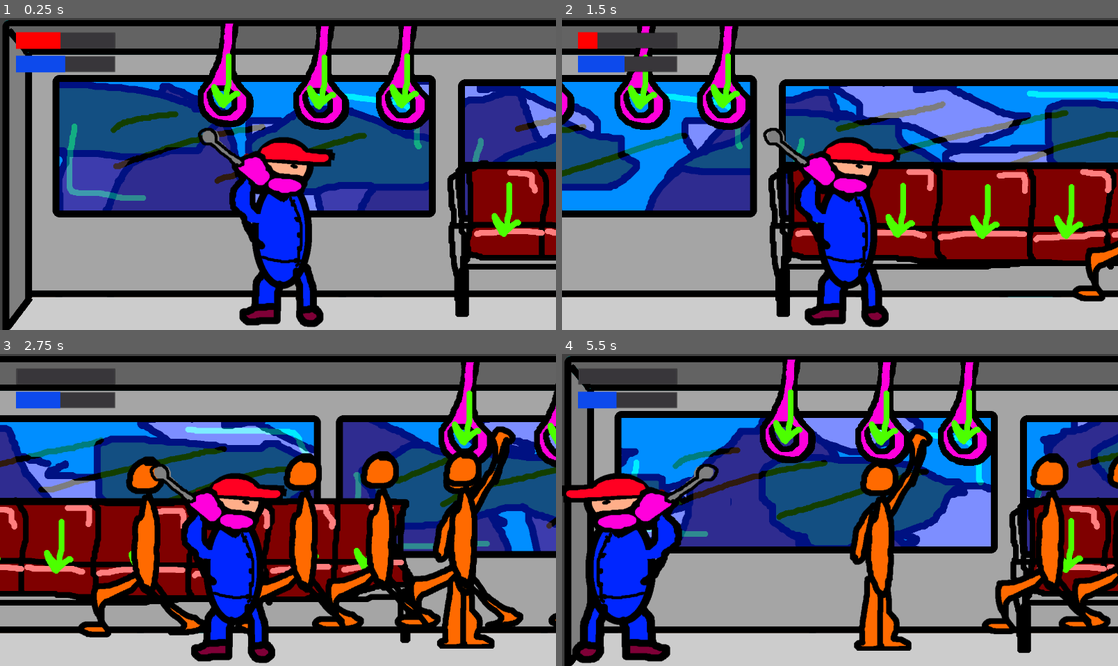
Above: before the commit, frames 1-4 (two rows, left to right).
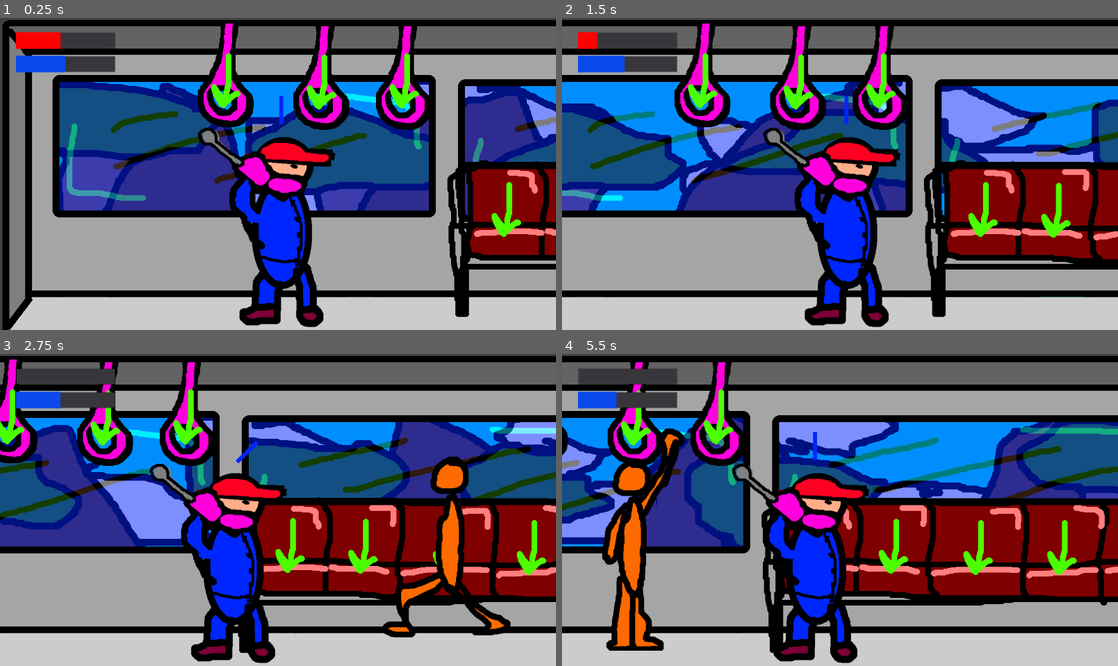
Above: after the commit, the same moments.

Repository: GoblinsGaming/lostrelicgame
Game: Godot game, scene res://Main.tscn
Same seed, same stepped clock (60 frames per second), same inputs: the game is played once before the commit and once after it.
Inputs:
- Up to frame 1 (0.25 s): no input
- Up to frame 2 (1.5 s): hold D (right) 0.53-1.28 s; tap Keypad 0 (drift_camera) at 0.6, 1.35 s; hold Down (ui_down) from 1.28 s (still down)
- Up to frame 3 (2.75 s): release Down (ui_down) at 2.03 s; hold D (right) from 2.03 s (still down); tap Keypad 0 (drift_camera) at 2.1 s
- Up to frame 4 (5.5 s): release D (right) at 2.78 s; hold = (train_up) 2.78-3.53 s; tap Keypad 0 (drift_camera) every 0.75 s from 2.85 to 5.1 s; hold A (left) 3.53-5.03 s; hold Down (ui_down) from 5.03 s (still down)

The runs differ from the first frame. In frame 1, less than 0.1% of the frame differs, in the area x 50-51%, y 24-35%; in frame 2, 34%; in frame 3, 52%; in frame 4, 60%, in the area x 0-100%, y 0-100%.

Commit message:
Player leans.

Diff:
--- a/Main.tscn
+++ b/Main.tscn
@@ -12,50 +12,16 @@
 [ext_resource path="res://placeholders/chairs.png" type="Texture" id=10]
 [ext_resource path="res://placeholders/signal_point.png" type="Texture" id=11]
 [ext_resource path="res://GameController.gd" type="Script" id=12]
-[ext_resource path="res://placeholders/npc-handhold.png" type="Texture" id=13]
-[ext_resource path="res://placeholders/npc-sit.png" type="Texture" id=14]
-[ext_resource path="res://placeholders/npc-walk.png" type="Texture" id=15]
-[ext_resource path="res://placeholders/npc-trip.png" type="Texture" id=16]
-[ext_resource path="res://placeholders/npc-shove.png" type="Texture" id=17]
-[ext_resource path="res://Passenger.gd" type="Script" id=18]
+[ext_resource path="res://placeholders/blue.png" type="Texture" id=13]
 [ext_resource path="res://placeholders/handhold.png" type="Texture" id=19]
 [ext_resource path="res://placeholders/seating_space.png" type="Texture" id=20]
-[ext_resource path="res://placeholders/npc-idle.png" type="Texture" id=21]
+[ext_resource path="res://Passenger.tscn" type="PackedScene" id=22]
 [ext_resource path="res://PassengerController.gd" type="Script" id=23]
 [ext_resource path="res://PassengerTarget.gd" type="Script" id=24]
 
-[sub_resource type="SpriteFrames" id=3]
-animations = [ {
-"frames": [ ExtResource( 21 ) ],
-"loop": true,
-"name": "idle",
-"speed": 5.0
-}, {
-"frames": [ ExtResource( 16 ) ],
-"loop": true,
-"name": "trip",
-"speed": 5.0
-}, {
-"frames": [ ExtResource( 17 ) ],
-"loop": true,
-"name": "shove",
-"speed": 5.0
-}, {
-"frames": [ ExtResource( 13 ) ],
-"loop": true,
-"name": "handhold",
-"speed": 5.0
-}, {
-"frames": [ ExtResource( 14 ) ],
-"loop": true,
-"name": "sit",
-"speed": 5.0
-}, {
-"frames": [ ExtResource( 15 ) ],
-"loop": true,
-"name": "walk",
-"speed": 5.0
-} ]
+[sub_resource type="CapsuleShape2D" id=4]
+radius = 82.0
+height = 304.0
 
 [sub_resource type="StyleBoxFlat" id=1]
 bg_color = Color( 0.141176, 0.698039, 0.92549, 1 )
@@ -344,77 +310,7 @@
 
 [node name="Passengers" type="Node2D" parent="GameController/PassengerController"]
 
-[node name="Npc" type="Node2D" parent="GameController/PassengerController/Passengers"]
-position = Vector2( 2439, 455 )
-script = ExtResource( 18 )
-
-[node name="AnimatedSprite" type="AnimatedSprite" parent="GameController/PassengerController/Passengers/Npc"]
-frames = SubResource( 3 )
-animation = "idle"
-
-[node name="Npc2" type="Node2D" parent="GameController/PassengerController/Passengers"]
-position = Vector2( 2642, 450 )
-script = ExtResource( 18 )
-
-[node name="AnimatedSprite" type="AnimatedSprite" parent="GameController/PassengerController/Passengers/Npc2"]
-frames = SubResource( 3 )
-animation = "idle"
-
-[node name="Npc3" type="Node2D" parent="GameController/PassengerController/Passengers"]
-position = Vector2( 2826, 447 )
-script = ExtResource( 18 )
-
-[node name="AnimatedSprite" type="AnimatedSprite" parent="GameController/PassengerController/Passengers/Npc3"]
-frames = SubResource( 3 )
-animation = "idle"
-
-[node name="Npc4" type="Node2D" parent="GameController/PassengerController/Passengers"]
-position = Vector2( 3015, 442 )
-script = ExtResource( 18 )
-
-[node name="AnimatedSprite" type="AnimatedSprite" parent="GameController/PassengerController/Passengers/Npc4"]
-frames = SubResource( 3 )
-animation = "idle"
-
-[node name="Npc5" type="Node2D" parent="GameController/PassengerController/Passengers"]
-position = Vector2( 3218, 437 )
-script = ExtResource( 18 )
-
-[node name="AnimatedSprite" type="AnimatedSprite" parent="GameController/PassengerController/Passengers/Npc5"]
-frames = SubResource( 3 )
-animation = "idle"
-
-[node name="Npc6" type="Node2D" parent="GameController/PassengerController/Passengers"]
-position = Vector2( 3402, 434 )
-script = ExtResource( 18 )
-
-[node name="AnimatedSprite" type="AnimatedSprite" parent="GameController/PassengerController/Passengers/Npc6"]
-frames = SubResource( 3 )
-animation = "idle"
-
-[node name="Npc7" type="Node2D" parent="GameController/PassengerController/Passengers"]
-position = Vector2( 3596, 434 )
-script = ExtResource( 18 )
-
-[node name="AnimatedSprite" type="AnimatedSprite" parent="GameController/PassengerController/Passengers/Npc7"]
-frames = SubResource( 3 )
-animation = "idle"
-
-[node name="Npc8" type="Node2D" parent="GameController/PassengerController/Passengers"]
-position = Vector2( 3799, 429 )
-script = ExtResource( 18 )
-
-[node name="AnimatedSprite" type="AnimatedSprite" parent="GameController/PassengerController/Passengers/Npc8"]
-frames = SubResource( 3 )
-animation = "idle"
-
-[node name="Npc9" type="Node2D" parent="GameController/PassengerController/Passengers"]
-position = Vector2( 3983, 426 )
-script = ExtResource( 18 )
-
-[node name="AnimatedSprite" type="AnimatedSprite" parent="GameController/PassengerController/Passengers/Npc9"]
-frames = SubResource( 3 )
-animation = "idle"
+[node name="Passenger" parent="GameController/PassengerController/Passengers" instance=ExtResource( 22 )]
 
 [node name="PlayerController" type="Node2D" parent="GameController"]
 script = ExtResource( 7 )
@@ -435,6 +331,18 @@
 limit_left = 0
 limit_right = 5120
 smoothing_speed = 1.0
+
+[node name="Area2D" type="Area2D" parent="GameController/PlayerController/Player"]
+
+[node name="CollisionShape2D" type="CollisionShape2D" parent="GameController/PlayerController/Player/Area2D"]
+position = Vector2( 22, 33 )
+shape = SubResource( 4 )
+
+[node name="LeanIndicator" type="Sprite" parent="GameController/PlayerController/Player"]
+position = Vector2( 21, -210 )
+scale = Vector2( 1, 7 )
+texture = ExtResource( 13 )
+offset = Vector2( 0, -7 )
 
 [node name="SignalPoint" type="Node2D" parent="GameController"]
 modulate = Color( 1, 1, 1, 0.443137 )
--- /dev/null
+++ b/Passenger.tscn
@@ -0,0 +1,50 @@
+[gd_scene load_steps=9 format=2]
+
+[ext_resource path="res://Passenger.gd" type="Script" id=1]
+[ext_resource path="res://placeholders/npc-trip.png" type="Texture" id=2]
+[ext_resource path="res://placeholders/npc-handhold.png" type="Texture" id=3]
+[ext_resource path="res://placeholders/npc-sit.png" type="Texture" id=4]
+[ext_resource path="res://placeholders/npc-walk.png" type="Texture" id=5]
+[ext_resource path="res://placeholders/npc-idle.png" type="Texture" id=6]
+[ext_resource path="res://placeholders/npc-shove.png" type="Texture" id=7]
+
+[sub_resource type="SpriteFrames" id=3]
+animations = [ {
+"frames": [ ExtResource( 6 ) ],
+"loop": true,
+"name": "idle",
+"speed": 5.0
+}, {
+"frames": [ ExtResource( 2 ) ],
+"loop": true,
+"name": "trip",
+"speed": 5.0
+}, {
+"frames": [ ExtResource( 3 ) ],
+"loop": true,
+"name": "handhold",
+"speed": 5.0
+}, {
+"frames": [ ExtResource( 5 ) ],
+"loop": true,
+"name": "walk",
+"speed": 5.0
+}, {
+"frames": [ ExtResource( 4 ) ],
+"loop": true,
+"name": "sit",
+"speed": 5.0
+}, {
+"frames": [ ExtResource( 7 ) ],
+"loop": true,
+"name": "shove",
+"speed": 5.0
+} ]
+
+[node name="Passenger" type="Node2D"]
+position = Vector2( 2439, 455 )
+script = ExtResource( 1 )
+
+[node name="AnimatedSprite" type="AnimatedSprite" parent="."]
+frames = SubResource( 3 )
+animation = "idle"
--- /dev/null
+++ b/Passenger_backup.gd
@@ -0,0 +1,76 @@
+extends Node2D
+signal stop_using_target(this)
+
+var PassengerTarget = preload("res://PassengerTarget.gd")
+
+enum PassengerState {
+	IDLE,
+	WALK,
+	HANDHOLD,
+	SIT,
+	SHOVE,
+	TRIP
+}
+
+export var passenger_speed = 300
+export var seating_half_width = 20
+
+
+var rng = RandomNumberGenerator.new()
+var target
+var target_x
+
+var passenger_state = PassengerState.IDLE
+
+export var min_time_for_state_change = 3
+export var max_time_for_state_change = 6
+var time_since_last_state_change = 0
+var time_til_next_state_change = 0
+
+func _ready():
+	$AnimatedSprite.play("idle")
+	# var seating = get_parent().get_node("train").get_node("chairs").get_node("Seating").get_node("Seating1")
+	# target_seating_x = seating.position.x
+
+func walk_to_target(new_target):
+	target = new_target
+	target_x = target.position.x
+	passenger_state = PassengerState.WALK
+	reset_wait()
+
+func _process(delta):
+	if passenger_state == PassengerState.WALK:
+		$AnimatedSprite.play("walk")
+		if position.x < target_x - seating_half_width:
+			position.x += passenger_speed * delta
+			$AnimatedSprite.flip_h = false
+		elif position.x > target_x + seating_half_width:
+			position.x -= passenger_speed * delta
+			$AnimatedSprite.flip_h = true
+		else:
+			if target.target_type == PassengerTarget.TargetType.SEAT:
+				passenger_state = PassengerState.SIT
+				position.x = target_x
+				$AnimatedSprite.play("sit")
+				reset_wait()
+			elif target.target_type == PassengerTarget.TargetType.HANDHOLD:
+				passenger_state = PassengerState.HANDHOLD
+				position.x = target_x
+				$AnimatedSprite.play("handhold")
+				reset_wait()
+			else:
+				passenger_state = PassengerState.IDLE
+				printerr("Unexpected target type: " + str(target.target_type) + " for NPC")
+				position.x = target_x
+				$AnimatedSprite.play("idle")
+				reset_wait()
+
+	elif passenger_state in [PassengerState.SIT, PassengerState.HANDHOLD] :
+		if time_since_last_state_change >= time_til_next_state_change:
+			emit_signal("stop_using_target", self)
+		else:
+			time_since_last_state_change += delta
+
+func reset_wait():
+	time_til_next_state_change = rng.randf_range(min_time_for_state_change, max_time_for_state_change)
+	time_since_last_state_change = 0
--- a/PlayerController.gd
+++ b/PlayerController.gd
@@ -1,9 +1,5 @@
 extends Node2D
 
-
-# Declare member variables here. Examples:
-# var a = 2
-# var b = "text"
 
 export var is_camera_drifting = false
 
@@ -19,24 +15,98 @@
 
 var is_right = true
 
-# Called when the node enters the scene tree for the first time.
+
+var player_force = 0
+var player_net_force = 0
+var player_velocity = 0
+const PLAYER_WEIGHT = 1
+const PLAYER_MAX_FORCE = 500
+const PLAYER_STRENGTH = 1000
+const LEAN_INDICATOR_MAX = 45
+const PLAYER_FRICTION = 50
+
 func _ready():
-	pass # Replace with function body.
+	pass
 
 func _process(delta):
+	calculate_player_input_forces(delta)
+	if position.x < 0 or position.x > 1350:
+		player_force = -player_force
+	calculate_friction()
+	player_velocity = player_net_force * (delta / PLAYER_WEIGHT)
+	is_right = (player_velocity >= 0)
+	print(player_velocity)
+	$Player.position.x += player_velocity
+	calculate_lean_indicator()
+
 	camera_drift_settings()
-
-	if Input.is_action_pressed("right"):
-		if $Player.position.x < 4920:
-			$Player.position.x += player_right_speed*delta
-		is_right = true
-	elif Input.is_action_pressed("left"):
-		if $Player.position.x > 200:
-			$Player.position.x -= player_left_speed*delta
-		is_right = false
-
 	flip_sprite(delta)
 	drift_camera(delta)
+
+
+func calculate_player_input_forces(delta):
+	if Input.is_action_pressed("right"):
+		player_force += delta * PLAYER_STRENGTH
+		if player_force > PLAYER_MAX_FORCE:
+			player_force = PLAYER_MAX_FORCE
+	elif Input.is_action_pressed("left"):
+		player_force -= delta * PLAYER_STRENGTH
+		if player_force < -PLAYER_MAX_FORCE:
+			player_force = -PLAYER_MAX_FORCE
+	if Input.is_action_pressed("ui_down"):
+		player_force = 0
+
+func calculate_friction():
+	player_net_force = player_force
+	if player_net_force > 0:
+		player_net_force -= PLAYER_FRICTION
+		if player_net_force < 0:
+			player_net_force = 0
+	if player_net_force < 0:
+		player_net_force += PLAYER_FRICTION
+		if player_net_force > 0:
+			player_net_force = 0
+
+func calculate_lean_indicator():
+	var lean_perc = player_force / PLAYER_MAX_FORCE
+	var lean_angle = lean_perc * LEAN_INDICATOR_MAX
+	$Player/LeanIndicator.rotation_degrees = lean_angle
+
+func _on_Area2D_area_entered(enemy_area):
+	var enemy = enemy_area.get_parent()
+	if enemy.is_invincible:
+		return
+	if player_force > 0:
+		player_force -= 500
+		if player_force < 0:
+			player_force = 0
+		enemy.impact(player_velocity)
+	else:
+		player_force += 500
+		if player_force > 0:
+			player_force = 0
+		enemy.impact(player_velocity)
+
+func _on_Area2D_area_exited(enemy_area):
+	player_force *= 1.3
+
+
+
+
+
+
+
+
+
+
+
+
+
+
+
+
+
+
 
 func flip_sprite(delta):
 	if does_flip:
--- a/PlayerTest.gd
+++ b/PlayerTest.gd
@@ -1,5 +1,4 @@
 extends Node2D
-
 
 var player_force = 0
 var player_net_force = 0
Not shown: 1 places in Main.tscn that only renumber resources
